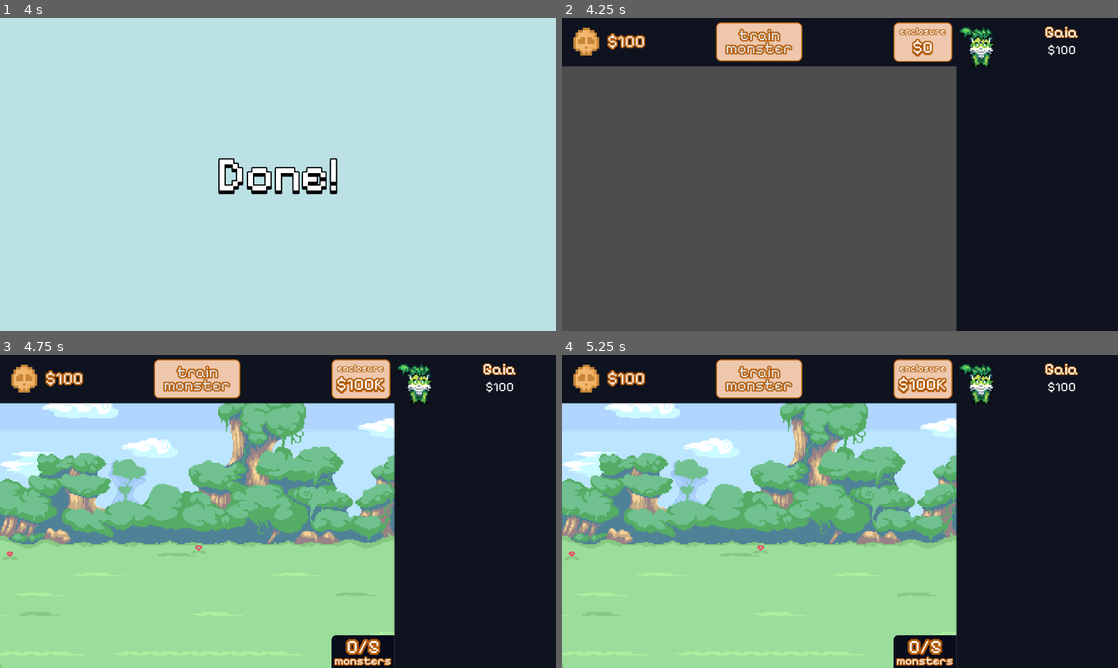
Above: before the commit, frames 1-4 (two rows, left to right).
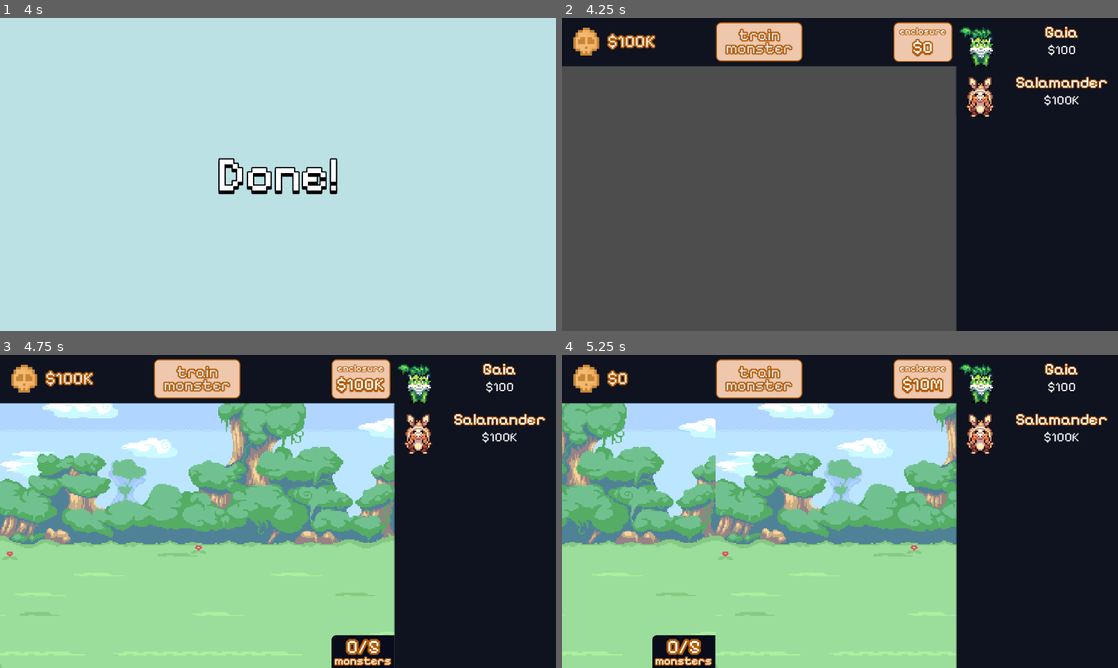
Above: after the commit, the same moments.

Repository: verstraate/monster-daycare
Game: Godot game, scene res://_Scenes/MainMenu/main_menu.tscn
Same seed, same stepped clock (60 frames per second), same inputs: the game is played once before the commit and once after it.
Inputs (mouse positions are in pixels of both pictures, inside the frame that each line leads up to):
- Up to frame 1 (4 s): click (278, 174) at 0.5 s; click "Gaia" at 1.25 s; click "Gaia" (after the commit: "Salamander") at 2 s; click "$0" at 2.75 s; click "train monster" at 3.5 s
- Up to frame 2 (4.25 s): no input
- Up to frame 3 (4.75 s): click "$0" at 4.25 s
- Up to frame 4 (5.25 s): click "$100K" at 5 s

Frame 1 is identical in both runs. In frame 2, 1.1% of the frame differs, in the area x 14-99%, y 5-32%; in frame 3, 1.1%; in frame 4, 24%, in the area x 0-99%, y 5-100%.

Commit message:
fix: Centred monster training options in train menu

Diff:
--- a/_Scenes/Game/game.tscn
+++ b/_Scenes/Game/game.tscn
@@ -14,7 +14,7 @@
 
 [node name="MoneyManager" parent="." instance=ExtResource("2_c7f46")]
 process_mode = 3
-starting_money = "100"
+starting_money = "100000"
 
 [node name="ProgressionManager" type="Node2D" parent="." groups=["Persist"]]
 process_mode = 3
--- a/_Scenes/TrainMonsterOption/train_monster_option.gd
+++ b/_Scenes/TrainMonsterOption/train_monster_option.gd
@@ -1,5 +1,7 @@
 class_name TrainMonsterOption extends Button
 
+@onready
+var _info: VBoxContainer = $Info
 @onready
 var _name_label: Label = $Info/Name
 @onready
@@ -14,19 +16,37 @@
 
 var _monster: Monster
 
-func setup(new_monster: Monster) -> void:
+func setup(new_monster: Monster, index: int, display_length: int) -> void:
 	_monster = new_monster
 
 	var is_max_level: bool = _monster.level >= _monster.monster_data.max_level
+	disabled = is_max_level
 
 	_name_label.text = _monster.monster_data.display_name
 	_icon.texture = _monster.monster_data.sprite
 	_level_label.text = "Level: %d" % _monster.level
-	if not is_max_level:
-		_cost_label.text = "$%s" % _monster.training_cost.display_value(2)
+	_cost_label.text = "$%s" % _monster.training_cost.display_value(2) if not is_max_level else ""
+
+	var new_pos: Vector2 = Vector2.ZERO
+
+	var x_mult: float = 0
+	var y_mult: float = -0.5
+	if display_length > 3:
+		if index < 3:
+			x_mult = float(index - 2) + 0.5
+			y_mult += -0.525
+		else:
+			x_mult = float(index % 3) - 0.5 * (display_length % 3)
+			y_mult += 0.525
+	else:
+		x_mult = float(index) + display_length * -0.5
+
+	new_pos.x += x_mult * size.x
+	new_pos.y += y_mult * size.y
+
+	set_position(new_pos)
 
 	_max_level_filter.visible = is_max_level
-	_max_level_filter.set_deferred("size", size)
 
 func _on_pressed() -> void:
 	if not Globals.money_manager.can_afford(_monster.training_cost):
--- a/_Scenes/TrainMonsterOption/train_monster_option.tscn
+++ b/_Scenes/TrainMonsterOption/train_monster_option.tscn
@@ -1,7 +1,8 @@
-[gd_scene load_steps=5 format=3 uid="uid://lpo0oimwllvt"]
+[gd_scene load_steps=6 format=3 uid="uid://lpo0oimwllvt"]
 
 [ext_resource type="Script" uid="uid://3720yursb7cx" path="res://_Scenes/TrainMonsterOption/train_monster_option.gd" id="1_ie6to"]
 [ext_resource type="Theme" uid="uid://dw80nkeq5acxs" path="res://_Scenes/Game/main_ui.tres" id="2_fcyq4"]
+[ext_resource type="Texture2D" uid="uid://nfnkhghw66gi" path="res://Assets/Sprites/Monsters/gaia.png" id="2_lf05j"]
 
 [sub_resource type="StyleBoxFlat" id="StyleBoxFlat_ie6to"]
 bg_color = Color(0.6, 0.6, 0.6, 0)
@@ -14,47 +15,60 @@
 Button/styles/pressed = SubResource("StyleBoxFlat_ie6to")
 
 [node name="TrainMonsterOption" type="Button"]
-custom_minimum_size = Vector2(100, 120)
+custom_minimum_size = Vector2(100, 163)
 anchors_preset = -1
-offset_right = 8.0
-offset_bottom = 54.0
 theme = SubResource("Theme_fcyq4")
 script = ExtResource("1_ie6to")
 
 [node name="Info" type="VBoxContainer" parent="."]
+custom_minimum_size = Vector2(100, 163)
 layout_mode = 1
-anchors_preset = -1
+anchors_preset = 15
 anchor_right = 1.0
 anchor_bottom = 1.0
+grow_horizontal = 2
+grow_vertical = 2
 
 [node name="Name" type="Label" parent="Info"]
+texture_filter = 1
 layout_mode = 2
 size_flags_vertical = 0
+theme = ExtResource("2_fcyq4")
+text = "Gaia"
 horizontal_alignment = 1
 vertical_alignment = 2
 
 [node name="Icon" type="TextureRect" parent="Info"]
 texture_filter = 1
 layout_mode = 2
-size_flags_vertical = 4
+size_flags_vertical = 3
+texture = ExtResource("2_lf05j")
 expand_mode = 4
 stretch_mode = 5
 
 [node name="Level" type="Label" parent="Info"]
+texture_filter = 1
 layout_mode = 2
 size_flags_vertical = 8
+theme = ExtResource("2_fcyq4")
+text = "Level: 1"
 horizontal_alignment = 1
 
 [node name="Cost" type="Label" parent="Info"]
+texture_filter = 1
 layout_mode = 2
 size_flags_vertical = 8
+theme = ExtResource("2_fcyq4")
+text = "$200"
 horizontal_alignment = 1
 
 [node name="MaxLevelFilter" type="ColorRect" parent="."]
 layout_mode = 1
-anchors_preset = -1
+anchors_preset = 15
 anchor_right = 1.0
 anchor_bottom = 1.0
+grow_horizontal = 2
+grow_vertical = 2
 color = Color(0.0588235, 0.0745098, 0.12549, 0.470588)
 
 [node name="Label" type="Label" parent="MaxLevelFilter"]
--- a/_Scenes/UI/train_menu.gd
+++ b/_Scenes/UI/train_menu.gd
@@ -3,7 +3,7 @@
 const TRAIN_MONSTER_OPTION = preload("res://_Scenes/TrainMonsterOption/train_monster_option.tscn")
 
 @onready
-var _monsters_parent: HFlowContainer = $Monsters
+var _monsters_parent: Control = $Monsters
 
 var current_enclosure: Enclosure
 var _monsters_displayed: Array[TrainMonsterOption] = []
@@ -40,5 +40,5 @@
 			_monsters_displayed[i].visible = false
 
 	for i in range(to_display_length):
-		_monsters_displayed[i].setup(monsters_to_display[i])
+		_monsters_displayed[i].setup(monsters_to_display[i], i, to_display_length)
 		_monsters_displayed[i].visible = true
--- a/_Scenes/UI/ui.tscn
+++ b/_Scenes/UI/ui.tscn
@@ -199,24 +199,29 @@
 anchor_top = 0.5
 anchor_right = 0.5
 anchor_bottom = 0.5
-offset_left = -360.0
-offset_top = -240.0
-offset_right = 360.0
-offset_bottom = 240.0
+offset_left = -303.0
+offset_top = -202.0
+offset_right = 303.0
+offset_bottom = 202.0
 grow_horizontal = 2
 grow_vertical = 2
 pivot_offset = Vector2(360, 240)
 theme = ExtResource("7_qjjww")
 script = ExtResource("11_8pj88")
 
-[node name="Monsters" type="HFlowContainer" parent="TrainMenuContainer/TrainMenu"]
-layout_mode = 1
-anchors_preset = -1
-anchor_right = 0.904
-anchor_bottom = 1.0
-offset_right = 0.119995
-alignment = 1
-last_wrap_alignment = 2
+[node name="Monsters" type="Control" parent="TrainMenuContainer/TrainMenu"]
+layout_mode = 1
+anchors_preset = 8
+anchor_left = 0.5
+anchor_top = 0.5
+anchor_right = 0.5
+anchor_bottom = 0.5
+offset_left = -2.67999
+offset_top = -0.160004
+offset_right = 2.67999
+offset_bottom = 0.160004
+grow_horizontal = 2
+grow_vertical = 2
 
 [node name="CloseTrainMenu" type="Button" parent="TrainMenuContainer/TrainMenu"]
 texture_filter = 1
